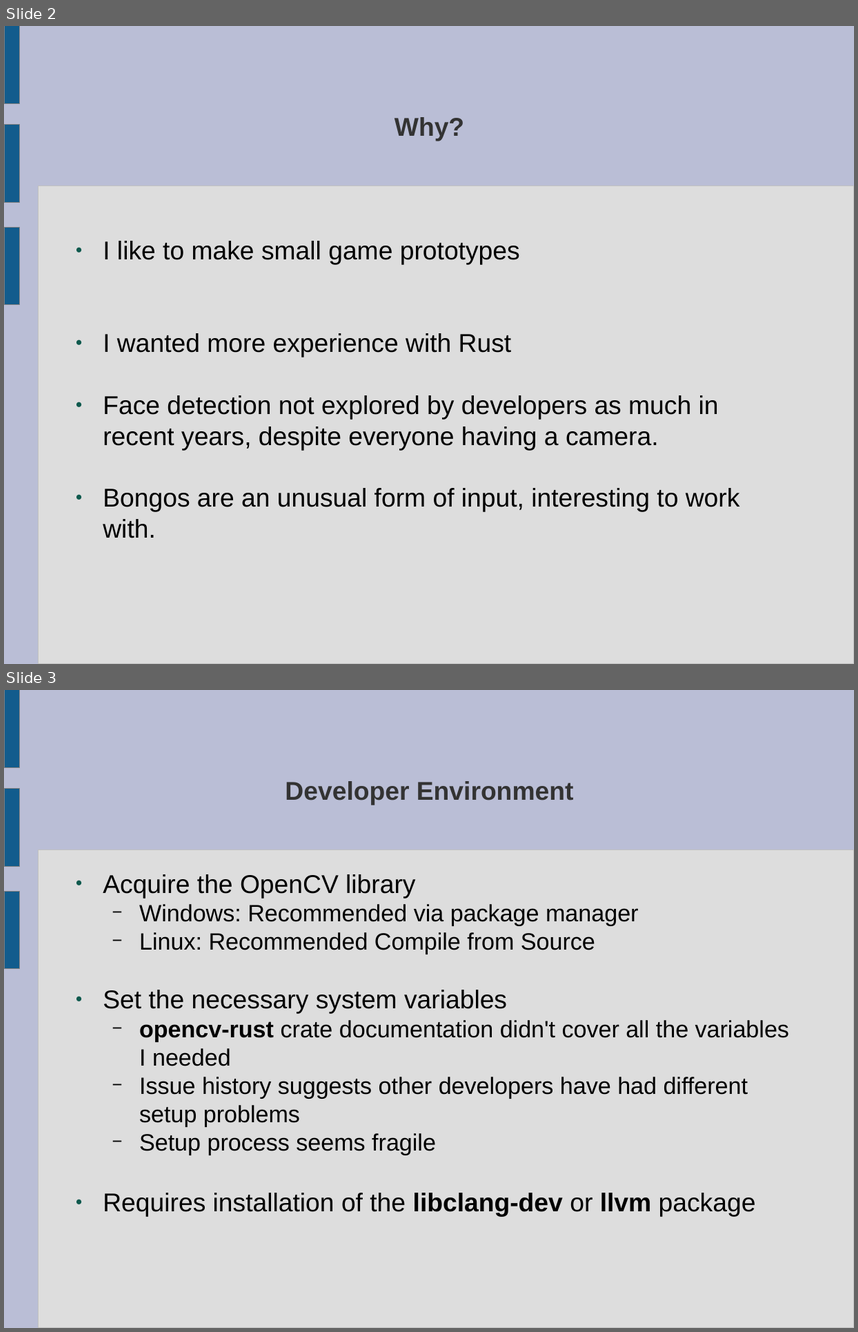
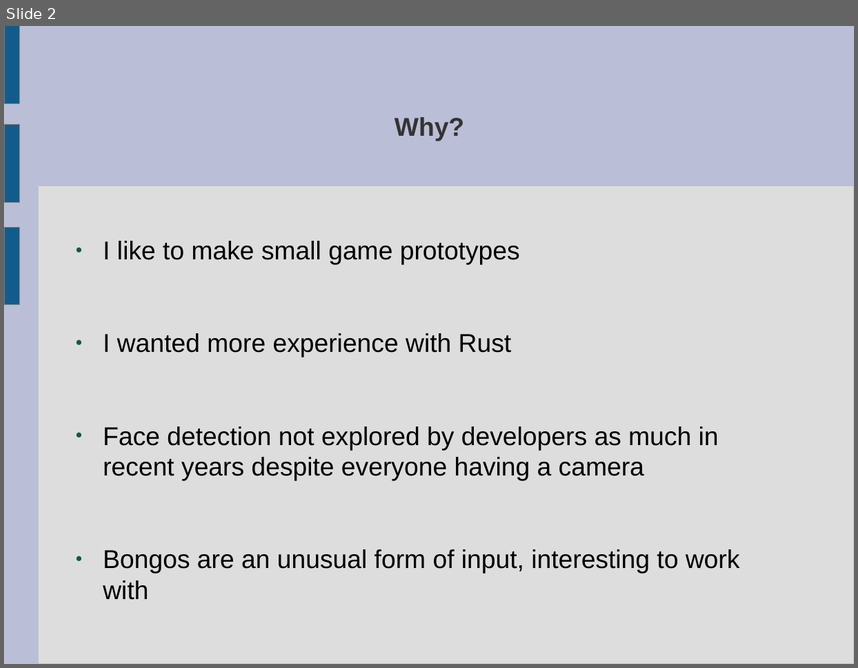
Before and after one commit to Payne325/Talks, a slide deck: bongosero/Games Wales/Games Wales Presentation.odp. Shown one above the other, each under a label of ours: slides 2 and 3 before the commit, slide 2 after it. The pictures are 858x1332 and 858x668 pixels, drawn with LibreOffice and Linux fonts; fonts in the diff are those of the drawing. Boxes give left, top, right and bottom in pixels: in the first picture for what was removed or moved away, otherwise in the second. Text is boxed around its words. In the diff, an @@ line names an element or a change of style, - is before the commit and + after.

```diff
--- a/bongosero/Games Wales/Games Wales Presentation.odp
+++ b/bongosero/Games Wales/Games Wales Presentation.odp
@@ slide 3 removed at [4, 690, 854, 1328], background #BABED6; not listed: 4 template elements that a slide beside it also shows @@
@@ title removed at [285, 781, 574, 805] @@
-Developer Environment
@@ text removed at [103, 874, 789, 1216] @@
-● Acquire the OpenCV library
-  − Windows: Recommended via package manager
-  − Linux: Recommended Compile from Source
-● Set the necessary system variables
-  − opencv-rust crate documentation didn't cover all the variables I needed
-  − Issue history suggests other developers have had different setup problems
-  − Setup process seems fragile
-● Requires installation of the libclang-dev or llvm package
@@ slide 2 changed as well @@
@@ text at [103, 426, 740, 599]: text changed @@
-● Face detection not explored by developers as much in recent years, despite everyone having a camera.
-● Bongos are an unusual form of input, interesting to work with.
+● Face detection not explored by developers as much in recent years despite everyone having a camera
+● Bongos are an unusual form of input, interesting to work with
```
Also in this commit, not shown: 6 other slides changed, 6 slides added, 5 other slides removed, 1 other file.
